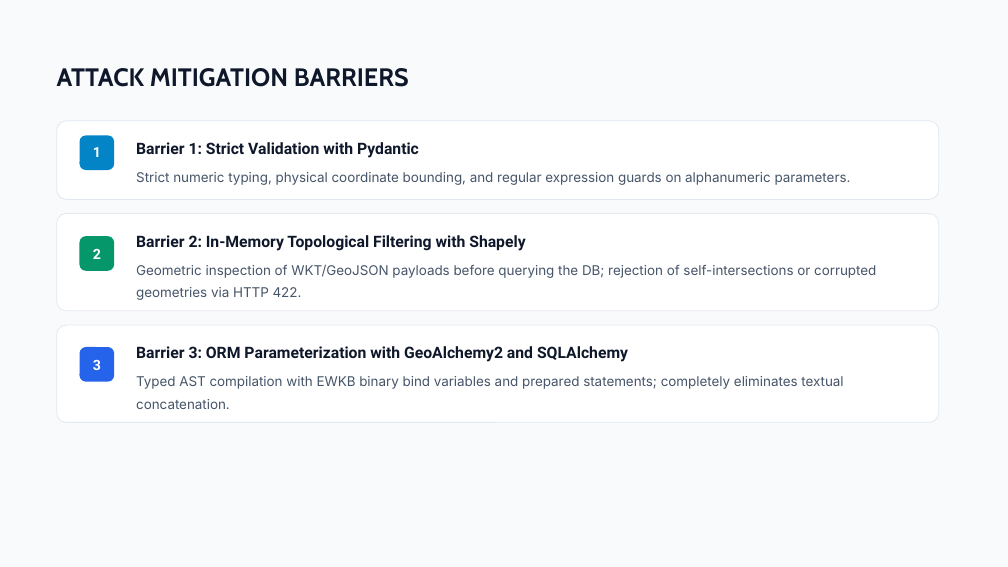
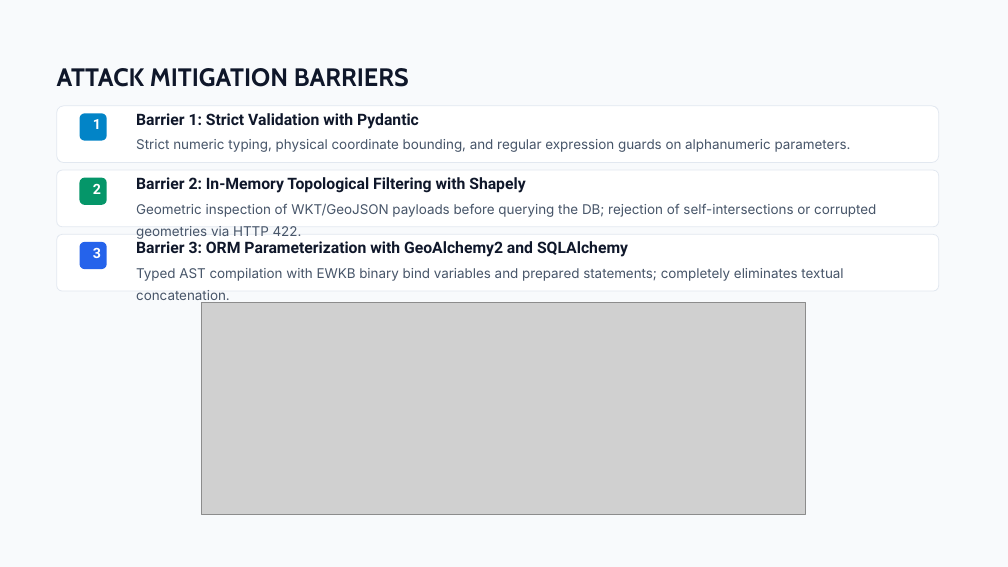
Before and after one commit to RAlexander777/Playground-SQLi-PostGIS, a slide deck: slide 5 of Evaluation of Spatial SQL Injection in PostGIS.pptx. Drawn at 1008x567 pixels with LibreOffice and Linux fonts; fonts in the diff are those of the drawing; grey boxes stand for pictures. Boxes give left, top, right and bottom in pixels: in the first picture for what was removed or moved away, otherwise in the second. Text is boxed around its words. In the diff, an @@ line names an element or a change of style, - is before the commit and + after.

Commit message:
feat(slides): embed publication figures into decks and add chart interpretations to defense guides

```diff
--- a/Evaluation of Spatial SQL Injection in PostGIS.pptx
+++ b/Evaluation of Spatial SQL Injection in PostGIS.pptx
@@ rounded rectangle: place and size @@
-rounded rectangle at <box>57,121,939,200</box>
+rounded rectangle at <box>57,106,939,163</box>
@@ text "1": place and size @@
-text "1" at <box>93,147,101,157</box>
+text "1" at <box>93,119,101,129</box>
@@ rounded rectangle: place and size @@
-rounded rectangle at <box>79,135,114,170</box>
+rounded rectangle at <box>79,113,107,141</box>
@@ text "Barrier 1: Strict Validation with ...": place and size @@
-text "Barrier 1: Strict Validation with ..." at <box>136,142,419,158</box>
+text "Barrier 1: Strict Validation with ..." at <box>136,113,419,129</box>
@@ text "Strict numeric typing, physical coordinate ...": place and size @@
-text "Strict numeric typing, physical coordinate ..." at <box>136,172,851,185</box>
+text "Strict numeric typing, physical coordinate ..." at <box>136,139,851,152</box>
@@ rounded rectangle: place and size @@
-rounded rectangle at <box>57,213,939,311</box>
+rounded rectangle at <box>57,170,939,227</box>
@@ rounded rectangle: place and size @@
-rounded rectangle at <box>79,236,114,271</box>
+rounded rectangle at <box>79,178,107,205</box>
@@ text "Barrier 2: In-Memory Topological Filtering ...": place and size @@
-text "Barrier 2: In-Memory Topological Filtering ..." at <box>136,235,525,251</box>
+text "Barrier 2: In-Memory Topological Filtering ..." at <box>136,177,525,193</box>
@@ text "2": place and size @@
-text "2" at <box>93,248,101,259</box>
+text "2" at <box>93,183,101,194</box>
@@ text "Geometric inspection of WKT/GeoJSON payloads ...": place and size @@
-text "Geometric inspection of WKT/GeoJSON payloads ..." at <box>136,264,876,300</box>
+text "Geometric inspection of WKT/GeoJSON payloads ..." at <box>136,203,876,239</box>
@@ rounded rectangle: place and size @@
-rounded rectangle at <box>57,325,939,423</box>
+rounded rectangle at <box>57,234,939,291</box>
@@ text "Barrier 3: ORM Parameterization with ...": place and size @@
-text "Barrier 3: ORM Parameterization with ..." at <box>136,346,628,362</box>
+text "Barrier 3: ORM Parameterization with ..." at <box>136,241,628,257</box>
@@ text "3": place and size @@
-text "3" at <box>93,360,101,370</box>
+text "3" at <box>93,248,101,258</box>
@@ rounded rectangle: place and size @@
-rounded rectangle at <box>79,347,114,382</box>
+rounded rectangle at <box>79,242,107,269</box>
@@ text "Typed AST compilation with EWKB ...": place and size @@
-text "Typed AST compilation with EWKB ..." at <box>136,376,843,409</box>
+text "Typed AST compilation with EWKB ..." at <box>136,268,843,304</box>
@@ picture added at <box>201,302,806,514</box> @@
```
Also in this commit, not shown: 3 other slides changed, 3 other files.
